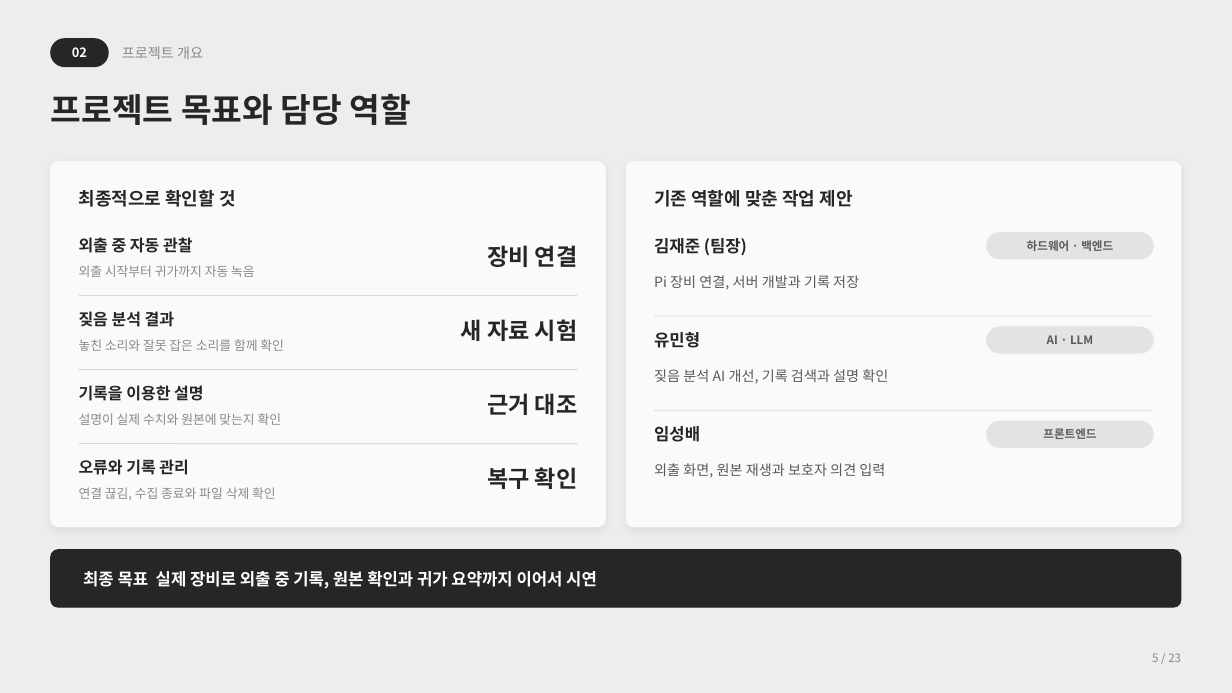
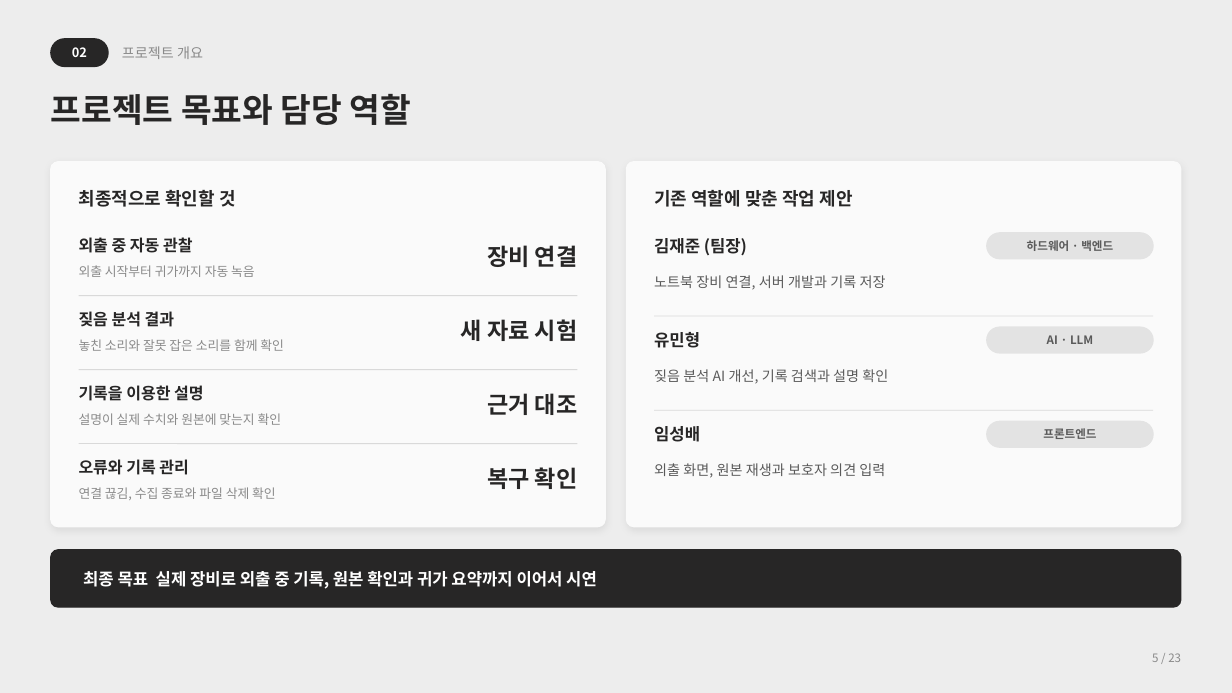
Before and after one commit to wuerphe39/capstone_really, a slide deck: slide 5 of docs/presentation/PetMind_3주차발표자료.pptx. Drawn at 1232x693 pixels with LibreOffice and Linux fonts; fonts in the diff are those of the drawing. Boxes give left, top, right and bottom in pixels: in the first picture for what was removed or moved away, otherwise in the second. Text is boxed around its words. In the diff, an @@ line names an element or a change of style, - is before the commit and + after.

```diff
--- a/docs/presentation/PetMind_3주차발표자료.pptx
+++ b/docs/presentation/PetMind_3주차발표자료.pptx
@@ text at box(654, 275, 886, 290): text changed @@
-Pi 장비 연결, 서버 개발과 기록 저장
+노트북 장비 연결, 서버 개발과 기록 저장
```
Also in this commit, not shown: 4 other slides changed, 4 other files.
